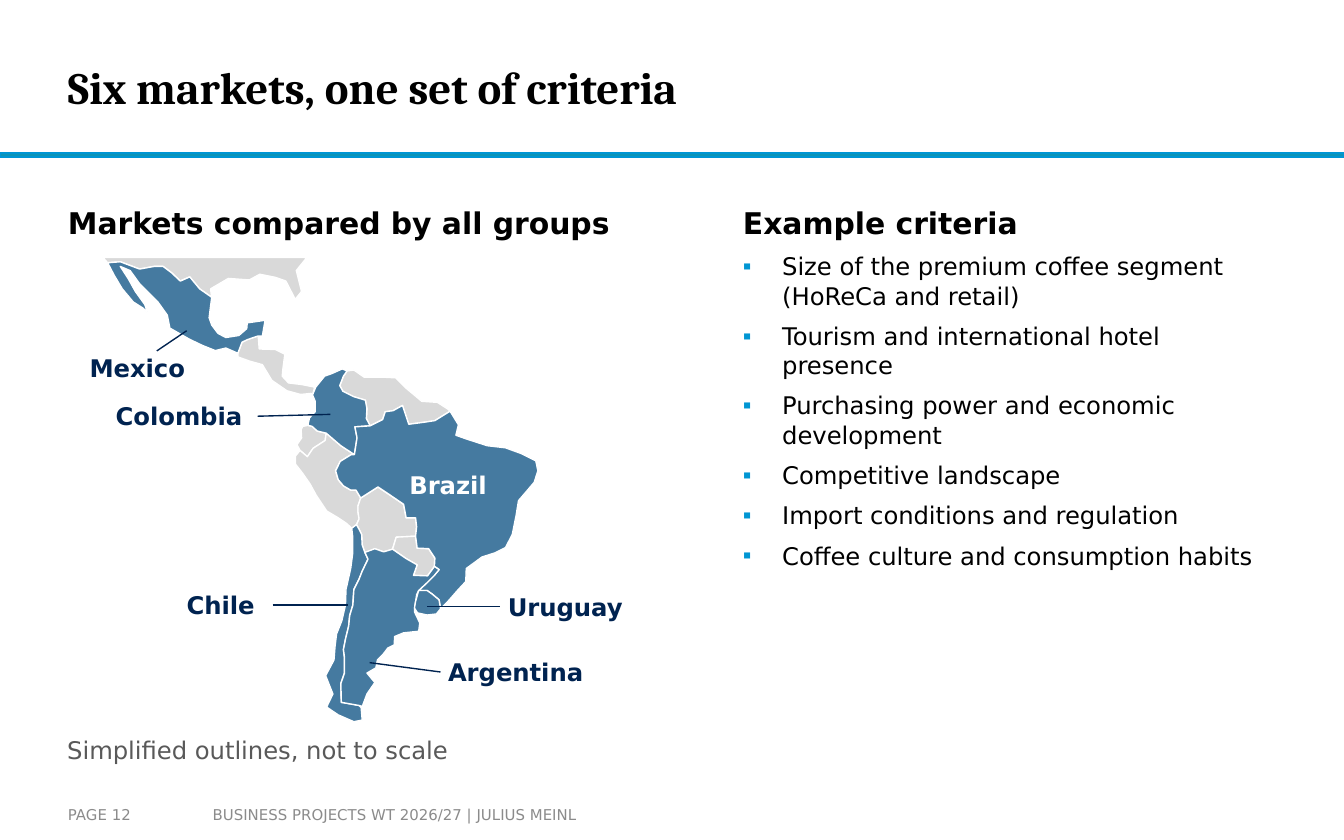
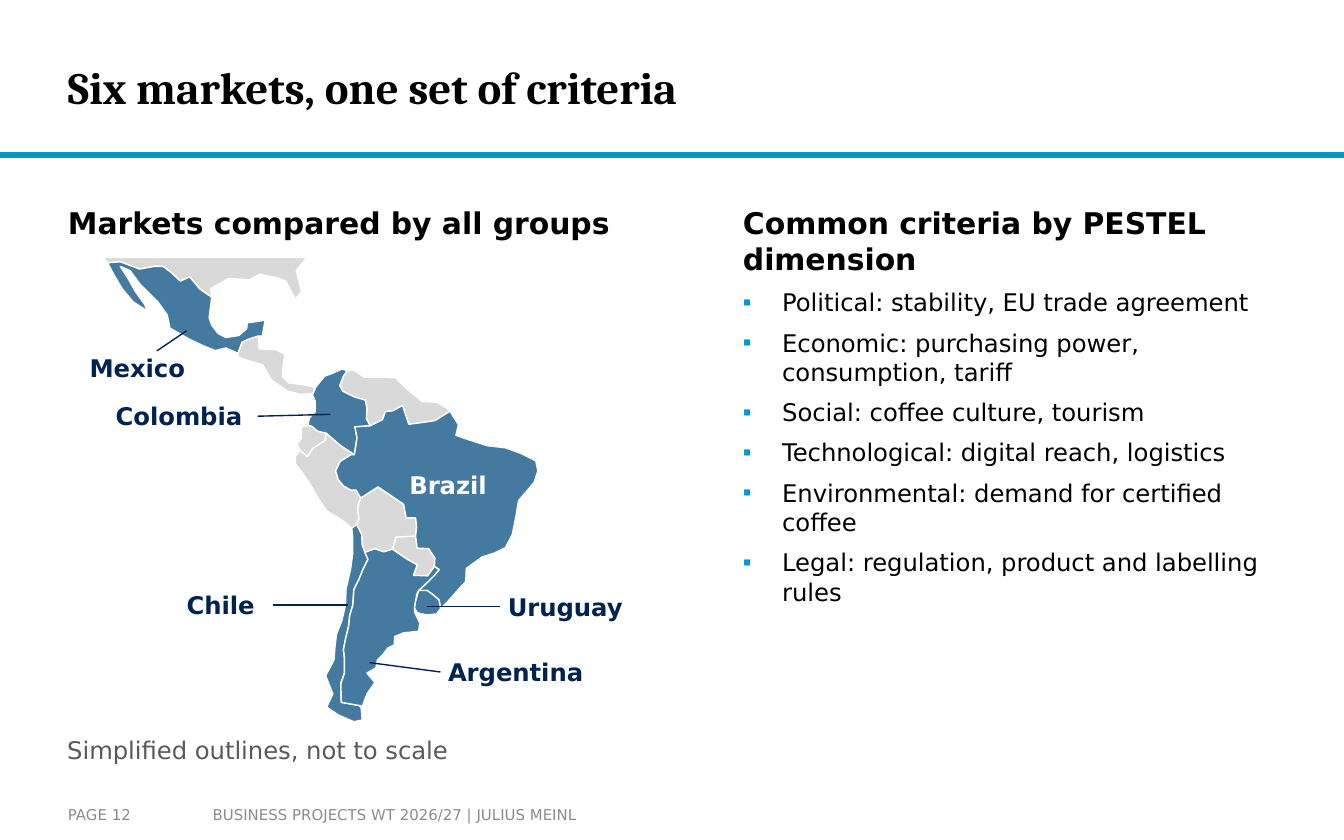
Before and after one commit to arnefloh-wu/ib-business-projects, a slide deck: slide 12 of WT26-27/Business Projects WT26-27 Slides.pptx. Drawn at 1344x840 pixels with LibreOffice and Linux fonts; fonts in the diff are those of the drawing; background and template pictures are left out. Boxes give left, top, right and bottom in pixels: in the first picture for what was removed or moved away, otherwise in the second. Text is boxed around its words. In the diff, an @@ line names an element or a change of style, - is before the commit and + after.

```diff
--- a/WT26-27/Business Projects WT26-27 Slides.pptx
+++ b/WT26-27/Business Projects WT26-27 Slides.pptx
@@ text at [743, 211, 1258, 602]: text changed @@
-Example criteria
-▪ Size of the premium coffee segment (HoReCa and retail)
-▪ Tourism and international hotel presence
-▪ Purchasing power and economic development
-▪ Competitive landscape
-▪ Import conditions and regulation
-▪ Coffee culture and consumption habits
+Common criteria by PESTEL dimension
+▪ Political: stability, EU trade agreement
+▪ Economic: purchasing power, consumption, tariff
+▪ Social: coffee culture, tourism
+▪ Technological: digital reach, logistics
+▪ Environmental: demand for certified coffee
+▪ Legal: regulation, product and labelling rules
```
Also in this commit, not shown: 3 other slides changed, 5 other files.
